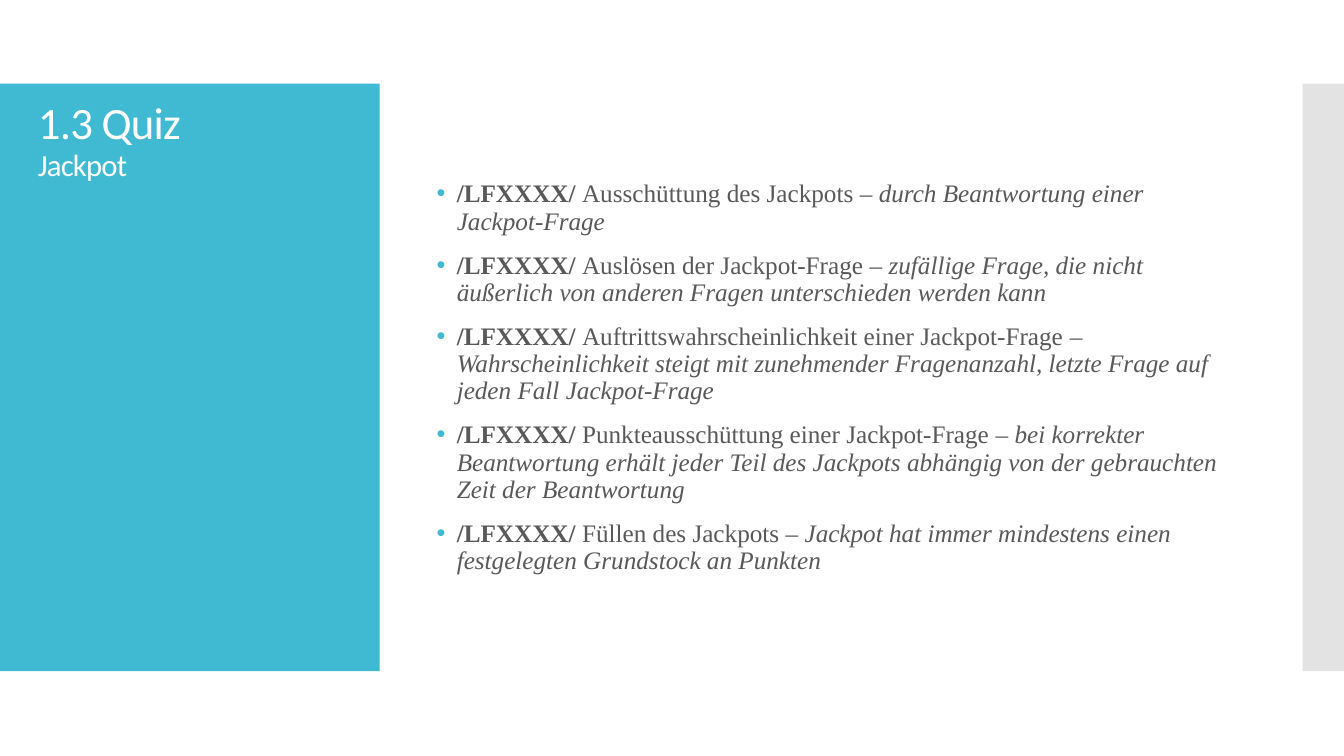
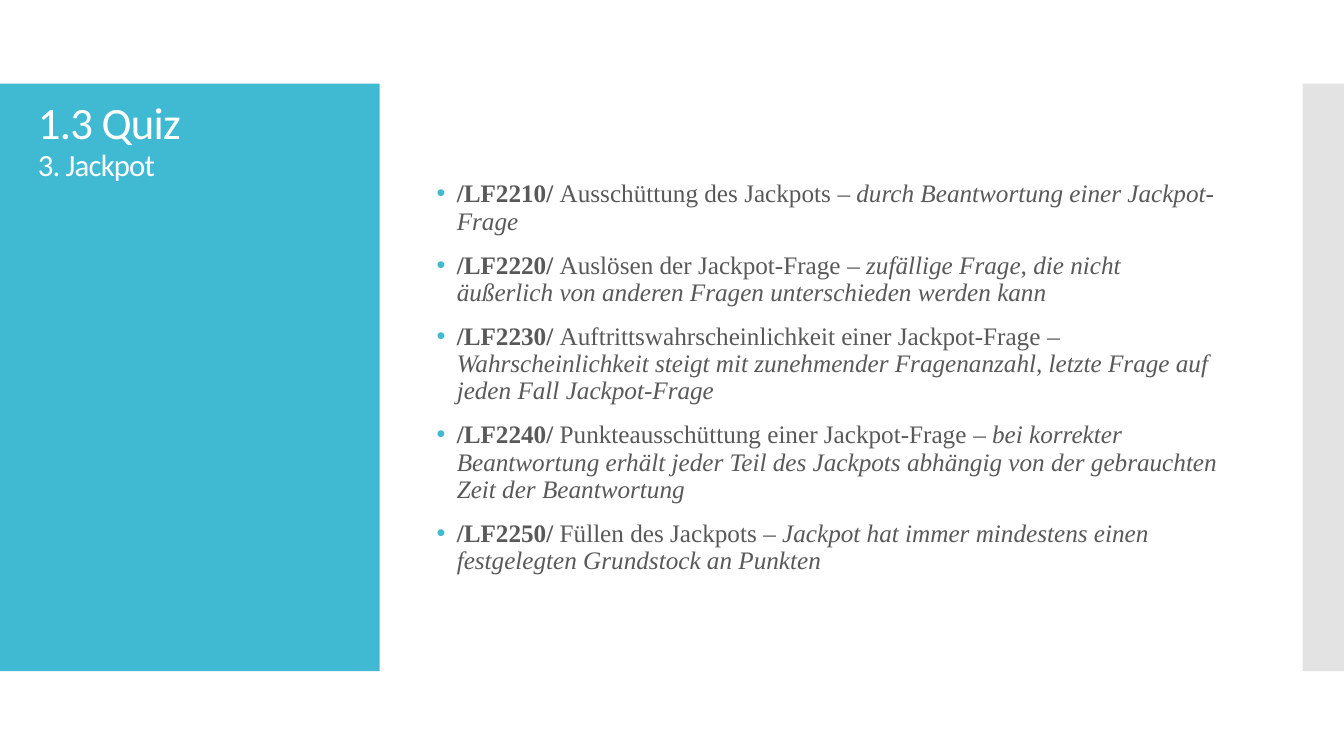
Before and after one commit to ch-schlecht/cz17a, a slide deck: slide 9 of Vortrag/Review_Lastenheft_Folien.pptx. Drawn at 1344x756 pixels with LibreOffice and Linux fonts; fonts in the diff are those of the drawing. Boxes give left, top, right and bottom in pixels: in the first picture for what was removed or moved away, otherwise in the second. Text is boxed around its words. In the diff, an @@ line names an element or a change of style, - is before the commit and + after.

```diff
--- a/Vortrag/Review_Lastenheft_Folien.pptx
+++ b/Vortrag/Review_Lastenheft_Folien.pptx
@@ title at [38, 108, 181, 181]: text changed; size 32 to 22 pt @@
-1.3 Quiz
-Jackpot
+1.3 Quiz
+3. Jackpot
@@ text at [457, 184, 1217, 575]: text changed @@
-• /LFXXXX/ Ausschüttung des Jackpots – durch Beantwortung einer Jackpot-Frage
-• /LFXXXX/ Auslösen der Jackpot-Frage – zufällige Frage, die nicht äußerlich von anderen Fragen unterschieden werden kann
-• /LFXXXX/ Auftrittswahrscheinlichkeit einer Jackpot-Frage – Wahrscheinlichkeit steigt mit zunehmender Fragenanzahl, letzte Frage auf jeden Fall Jackpot-Frage
-• /LFXXXX/ Punkteausschüttung einer Jackpot-Frage – bei korrekter Beantwortung erhält jeder Teil des Jackpots abhängig von der gebrauchten Zeit der Beantwortung
-• /LFXXXX/ Füllen des Jackpots – Jackpot hat immer mindestens einen festgelegten Grundstock an Punkten
+• /LF2210/ Ausschüttung des Jackpots – durch Beantwortung einer Jackpot-Frage
+• /LF2220/ Auslösen der Jackpot-Frage – zufällige Frage, die nicht äußerlich von anderen Fragen unterschieden werden kann
+• /LF2230/ Auftrittswahrscheinlichkeit einer Jackpot-Frage – Wahrscheinlichkeit steigt mit zunehmender Fragenanzahl, letzte Frage auf jeden Fall Jackpot-Frage
+• /LF2240/ Punkteausschüttung einer Jackpot-Frage – bei korrekter Beantwortung erhält jeder Teil des Jackpots abhängig von der gebrauchten Zeit der Beantwortung
+• /LF2250/ Füllen des Jackpots – Jackpot hat immer mindestens einen festgelegten Grundstock an Punkten
```
Also in this commit, not shown: 19 other slides changed, 1 slide added, 1 slide removed.
